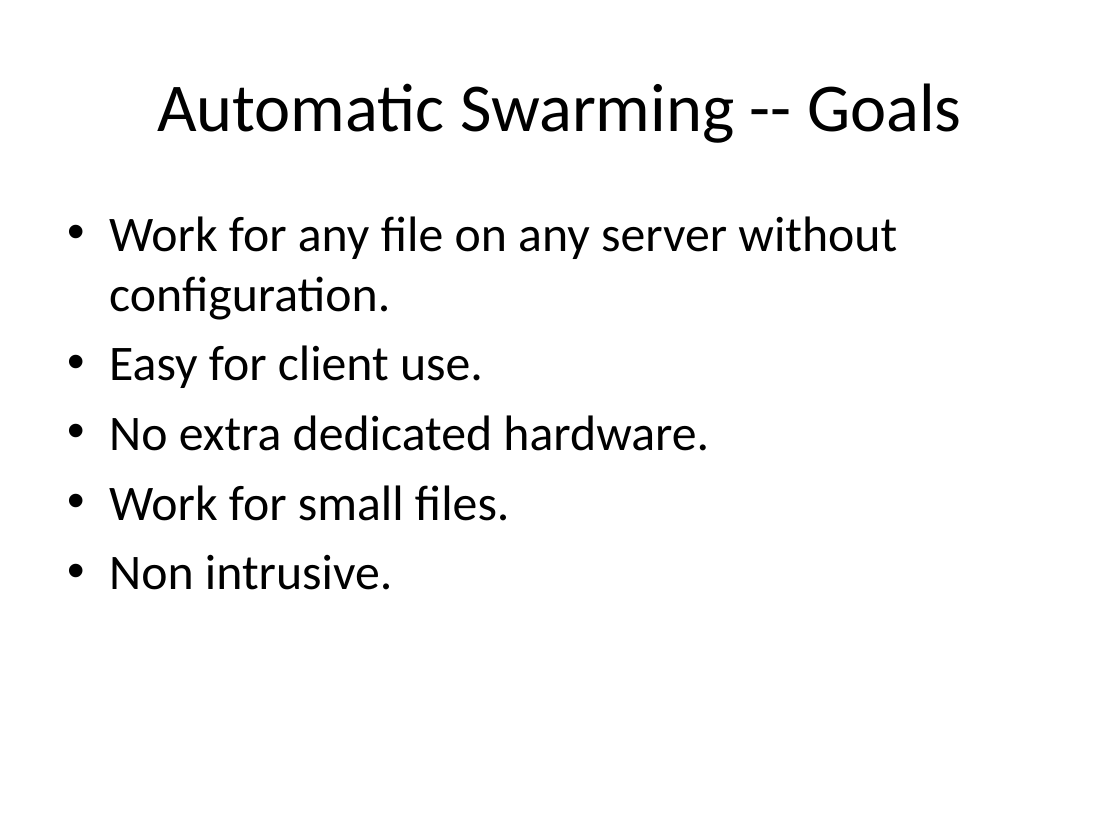
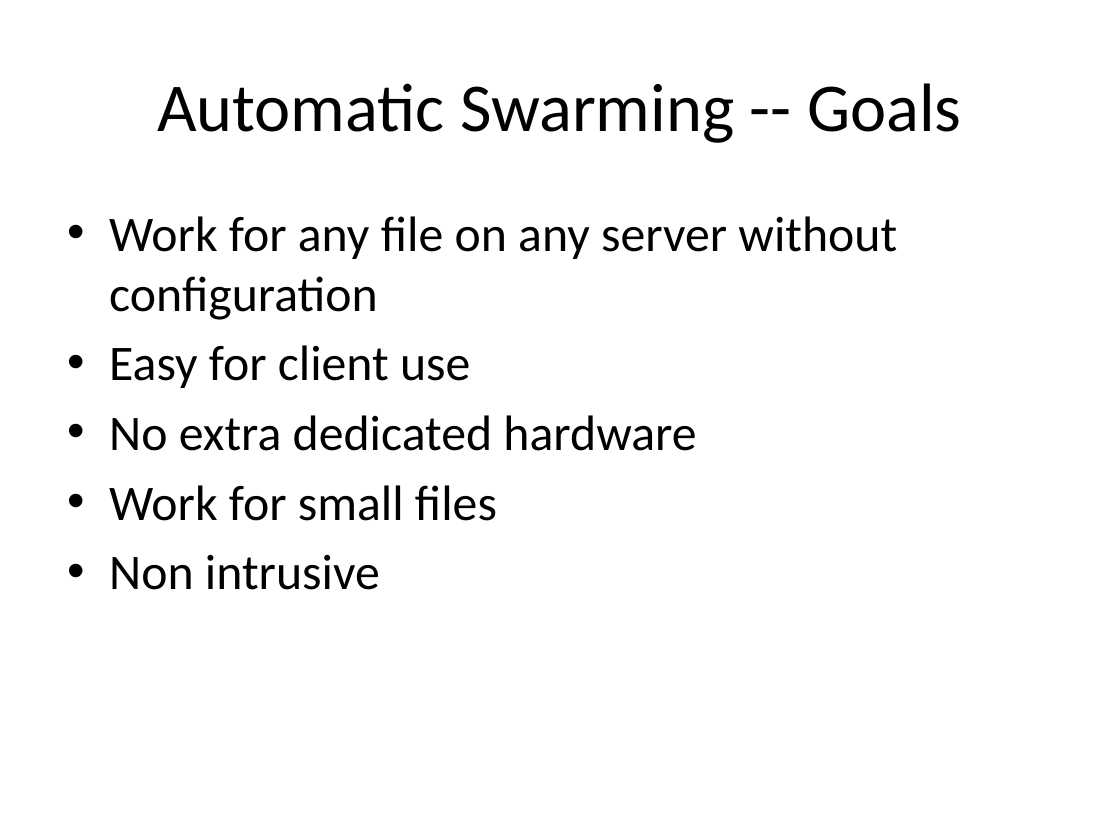
Before and after one commit to rdp/p2pwebclient, a slide deck: slide 34 of thesis_presentation/How to Make the Internet Faster.pptx. Drawn at 1120x840 pixels with LibreOffice and Linux fonts; fonts in the diff are those of the drawing. Boxes give left, top, right and bottom in pixels: in the first picture for what was removed or moved away, otherwise in the second. Text is boxed around its words. In the diff, an @@ line names an element or a change of style, - is before the commit and + after.

```diff
--- a/thesis_presentation/How to Make the Internet Faster.pptx
+++ b/thesis_presentation/How to Make the Internet Faster.pptx
@@ text at box(109, 216, 897, 590): text changed @@
-• Work for any file on any server without configuration.
-• Easy for client use.
-• No extra dedicated hardware.
-• Work for small files.
-• Non intrusive.
+• Work for any file on any server without configuration
+• Easy for client use
+• No extra dedicated hardware
+• Work for small files
+• Non intrusive
```
Also in this commit, not shown: 21 other slides changed, 1 other file.
